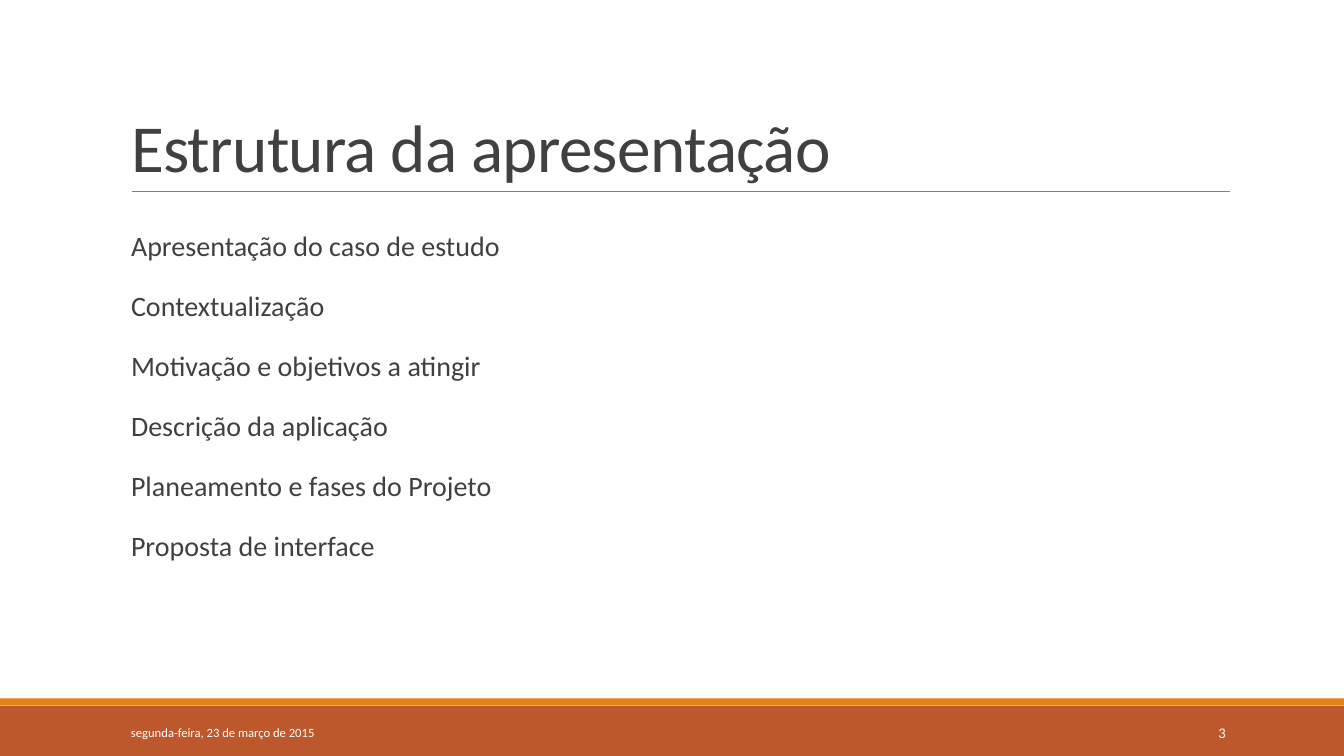
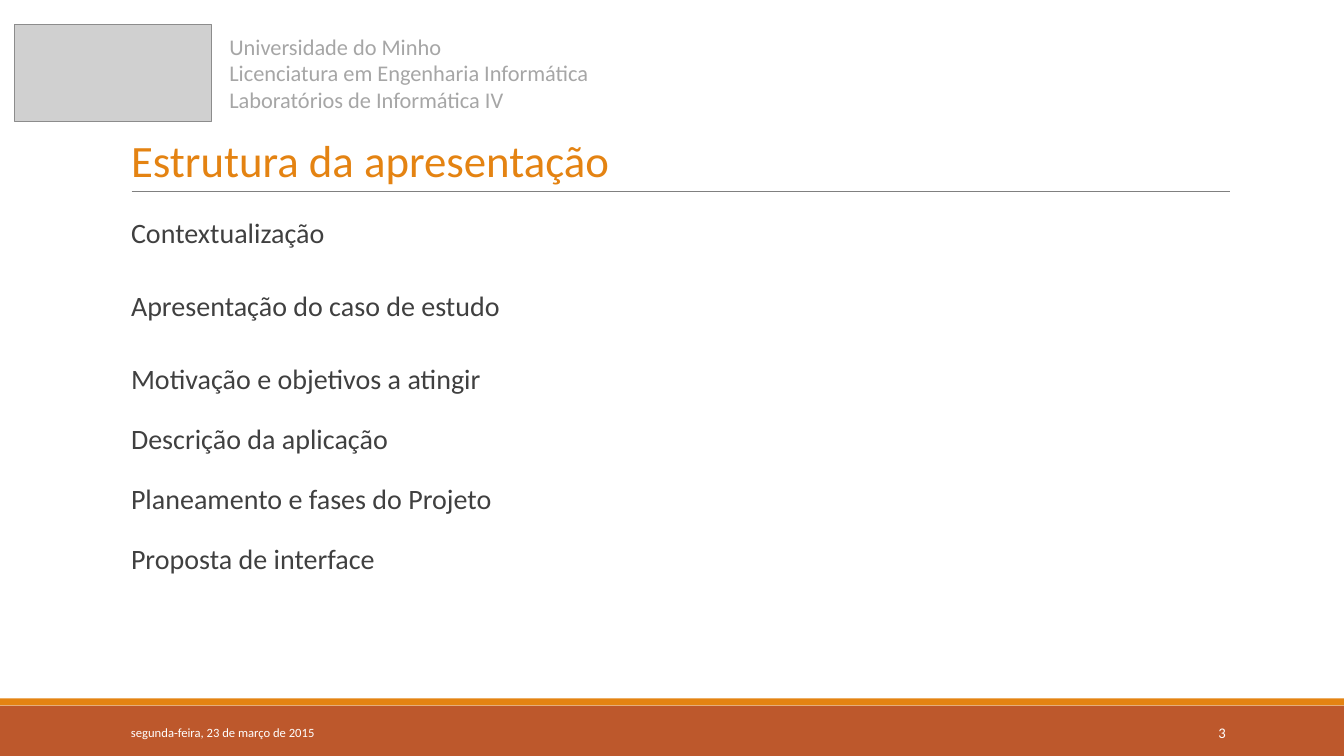
Before and after one commit to 7patricia/Aprende-com-os-Minions, a slide deck: slide 3 of 1ªFase/LI4-Grupo6-Fase1.pptx. Drawn at 1344x756 pixels with LibreOffice and Linux fonts; fonts in the diff are those of the drawing; grey boxes stand for pictures. Boxes give left, top, right and bottom in pixels: in the first picture for what was removed or moved away, otherwise in the second. Text is boxed around its words. In the diff, an @@ line names an element or a change of style, - is before the commit and + after.

```diff
--- a/1ªFase/LI4-Grupo6-Fase1.pptx
+++ b/1ªFase/LI4-Grupo6-Fase1.pptx
@@ picture added at [14,24,211,122] @@
@@ title "Estrutura da apresentação" at [131,146,609,185]: size 48 to 32 pt, text colour #404040 to #E48312, letter spacing -0.5 to 0 pt @@
@@ text added at [229,39,588,108], 16 pt, text #A6A6A6 @@
+Universidade do Minho
+Licenciatura em Engenharia Informática
+Laboratórios de Informática IV
@@ text at [131,223,324,248]: paragraph added @@
+  Contextualização
@@ text at [131,296,324,321]: paragraph removed @@
-  Contextualização
@@ text at [131,369,481,394]: line spacing 1.2 to 1.6 @@
```
Also in this commit, not shown: 9 other slides changed, 1 other file.
